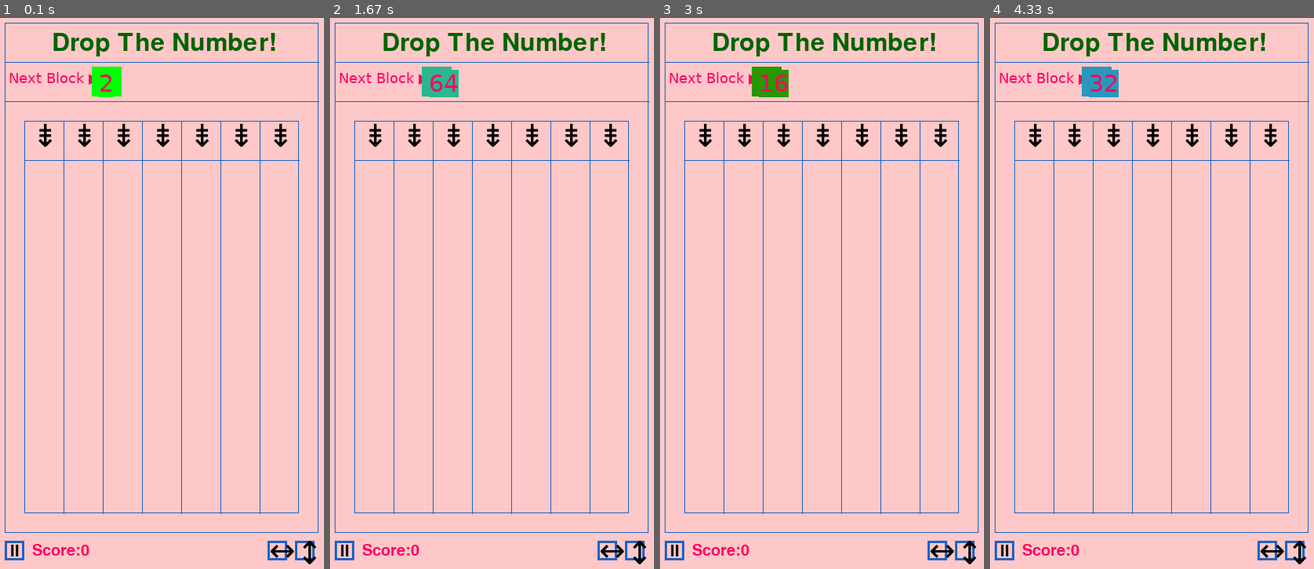
Above: before the commit, frames 1-4 (left to right).
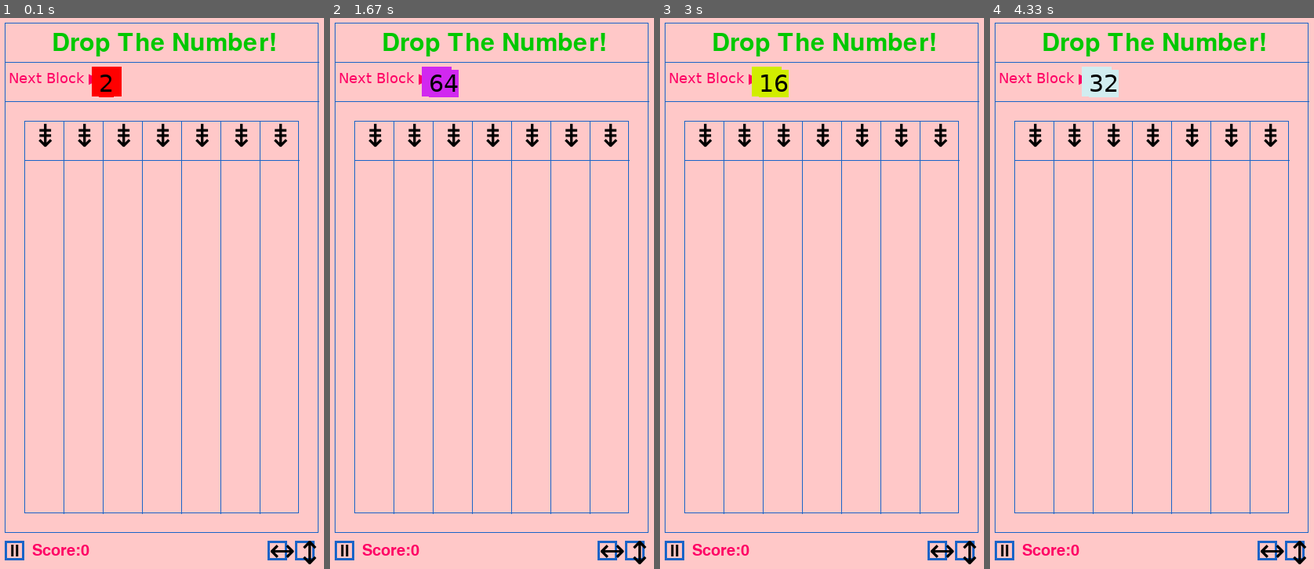
Above: after the commit, the same moments.

Repository: Allen-wa-ng/09170134githw1
Game: pygame game, started from game.py
Same seed, same stepped clock (60 frames per second), same inputs: the game is played once before the commit and once after it.
Inputs:
- Up to frame 1 (0.1 s): no input
- Up to frame 2 (1.67 s): no input
- Up to frame 3 (3 s): no input
- Up to frame 4 (4.33 s): no input

The runs differ from the first frame. In frame 1, 1.5% of the frame differs, in the area x 16-85%, y 2-15%; in frame 2, 1.6%; in frame 3, 1.6%; in frame 4, 1.6%.

Commit message:
Add files via upload

Diff:
--- a/game.py
+++ b/game.py
@@ -38,7 +38,7 @@
 #textbox
 #TITLE
 font=pygame.font.Font('freesansbold.ttf',32)
-text=font.render('Drop The Number!', True,(0,100,0))
+text=font.render('Drop The Number!', True,(0,200,0))
 screen.blit(text,(110,35))
 #NEXT BLOCK
 font=pygame.font.SysFont('dejavusans',18)
@@ -70,8 +70,8 @@
 random.seed()
 
 #color array
-col_list=[(0,255,0),(0,160,250),(0,255,255)
-,(42,151,0),(42,151,188),(42,183,143),(179,140,143)]
+col_list=[(255,0,0),(0,255,0),(204,153,255),(209,237,0),(209,237,240),
+(209,40,240),(254,239,222),(0,239,222),(255,255,80),(51,102,255),(255,204,164),(153,255,153),(194,194,214)]
 
 #RUNNING
 Running=True
@@ -81,7 +81,7 @@
     pygame.draw.rect(screen, col_list[int(getBaseLog(2,cur))-1], (161,81,38,38), 0)
     pygame.display.update()
     # print(getBaseLog(2,cur))
-    text=font.render(str(cur),True,(255,0,100),col_list[int(getBaseLog(2,cur))-1])
+    text=font.render(str(cur),True,(0,0,0),col_list[int(getBaseLog(2,cur))-1])
     screen.blit(text,(170,85))
     pygame.display.update()
     sleep(1)
